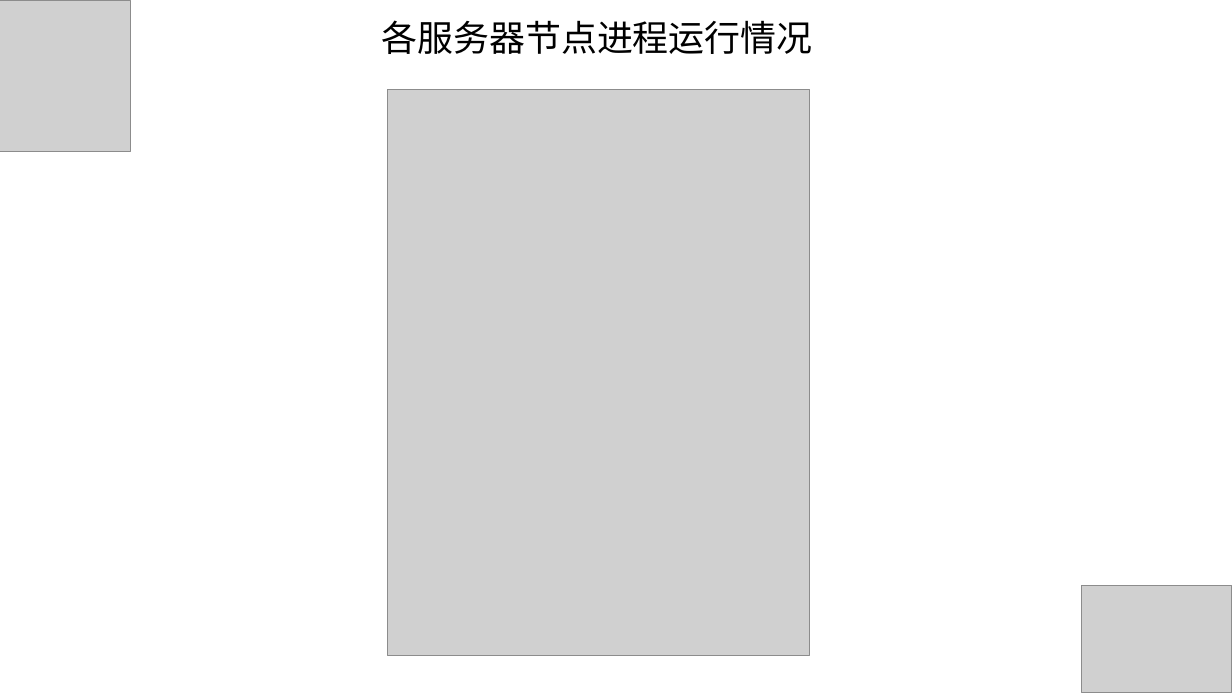
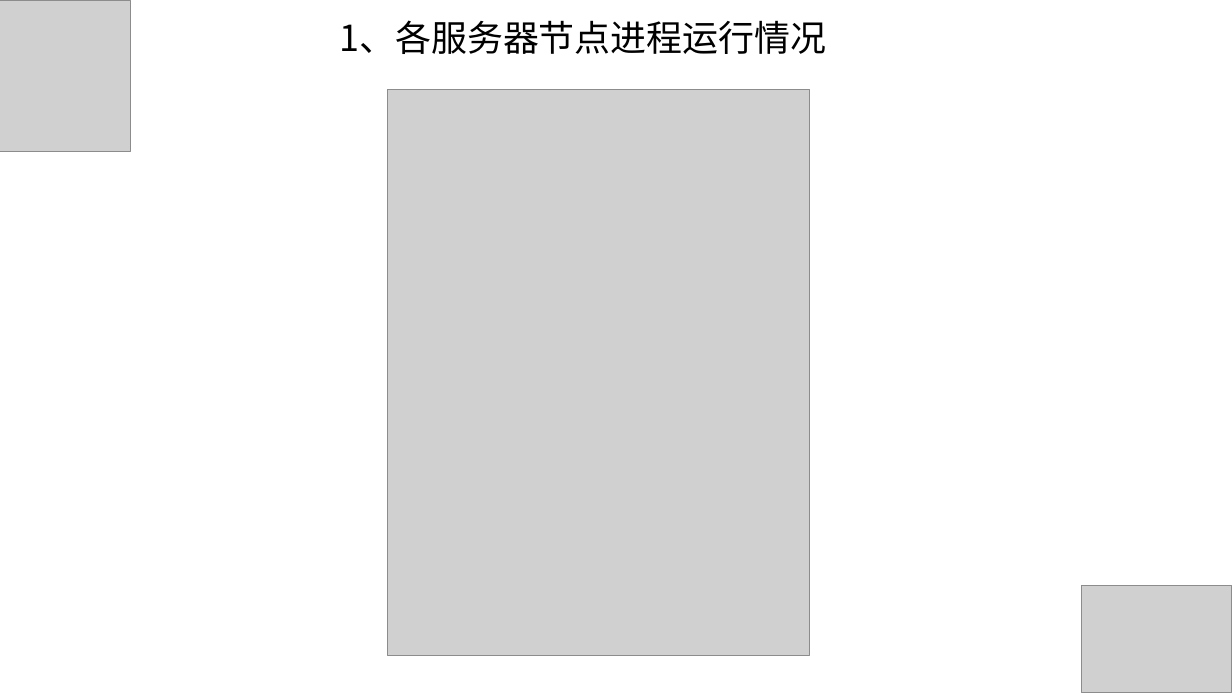
Before and after one commit to hunter95671/DataWarehouse, a slide deck: slide 8 of 电商离线数据仓库流程架构.pptx. Drawn at 1232x693 pixels with LibreOffice and Linux fonts; fonts in the diff are those of the drawing; grey boxes stand for pictures. Boxes give left, top, right and bottom in pixels: in the first picture for what was removed or moved away, otherwise in the second. Text is boxed around its words. In the diff, an @@ line names an element or a change of style, - is before the commit and + after.

```diff
--- a/电商离线数据仓库流程架构.pptx
+++ b/电商离线数据仓库流程架构.pptx
@@ text at bbox=[340, 20, 826, 54]: text changed @@
-各服务器节点进程运行情况
+1、各服务器节点进程运行情况
```
Also in this commit, not shown: 9 other slides changed, 1 slide added.
